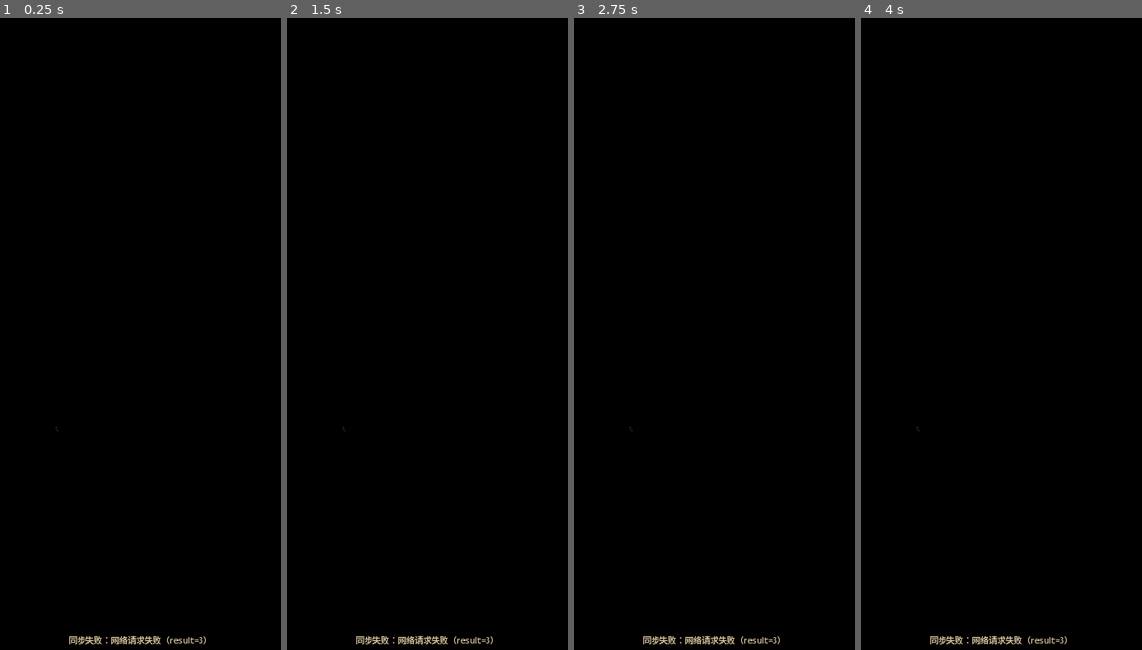
Above: before the commit, frames 1-4 (left to right).
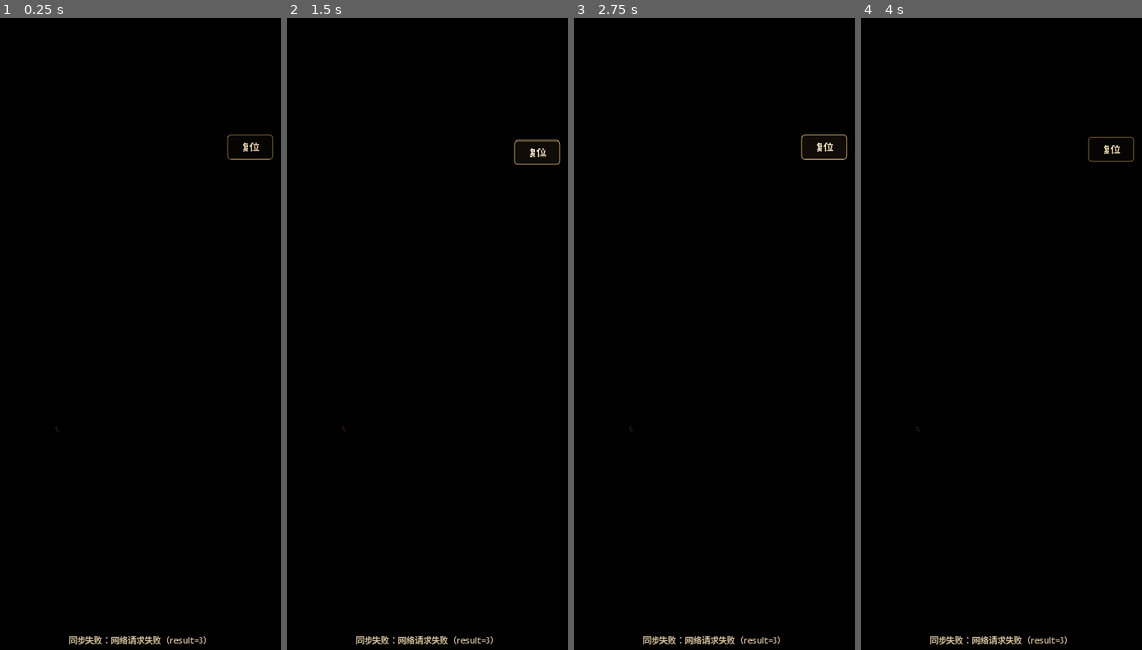
Above: after the commit, the same moments.

Repository: a1040060844/laoniu-husband-client
Game: Godot game, scene res://scenes/main.tscn
The game is run twice, just before and just after one commit, with the same random seed, the same clock (stepped at 60 frames per second) and the same inputs.
Inputs (mouse positions are in pixels of both pictures, inside the frame that each line leads up to):
- Up to frame 1 (0.25 s): no input
- Up to frame 2 (1.5 s): click (354, 618) at 0.5 s; click (537, 150) at 1.25 s, where only the run after the commit has a clickable "复位"
- Up to frame 3 (2.75 s): click (824, 150) at 2 s, where only the run after the commit has a clickable "复位"
- Up to frame 4 (4 s): click (1111, 144) at 2.75 s, where only the run after the commit has a clickable "复位"; click (1099, 188) at 3.5 s

The runs differ from the first frame. In frame 1, 0.1% of the frame differs, in the area x 80-98%, y 18-23%; in frame 2, 0.2%, in the area x 80-98%, y 19-24%; in frame 3, 0.2%; in frame 4, 0.2%.

Commit message:
fix: wire task gesture and login reset helpers

Diff:
--- a/godot-wechat/project.godot
+++ b/godot-wechat/project.godot
@@ -16,9 +16,11 @@
 AssetBootstrap="*res://src/asset_bootstrap.gd"
 LoginVisualOverlay="*res://src/login_visual_overlay.gd"
 LoginAnimationOverlay="*res://src/login_animation_overlay.gd"
+LoginResetControl="*res://src/login_reset_control.gd"
 RoleVisualOverlay="*res://src/role_visual_overlay.gd"
 BenefitVisualOverlay="*res://src/benefit_visual_overlay.gd"
 TaskVisualOverlay="*res://src/task_visual_overlay.gd"
+TaskReturnGesture="*res://src/task_return_gesture.gd"
 HusbandAudioController="*res://src/husband_audio_controller.gd"
 HusbandQuickControls="*res://src/husband_quick_controls.gd"
 
